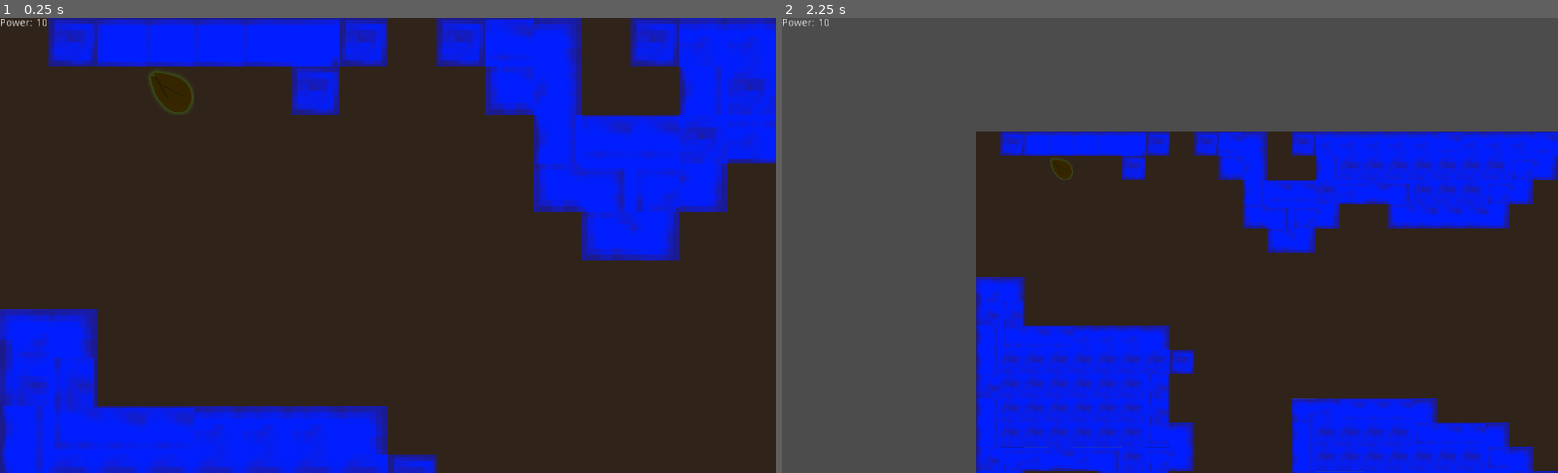
Above: before the commit, frames 1-2 (left to right).
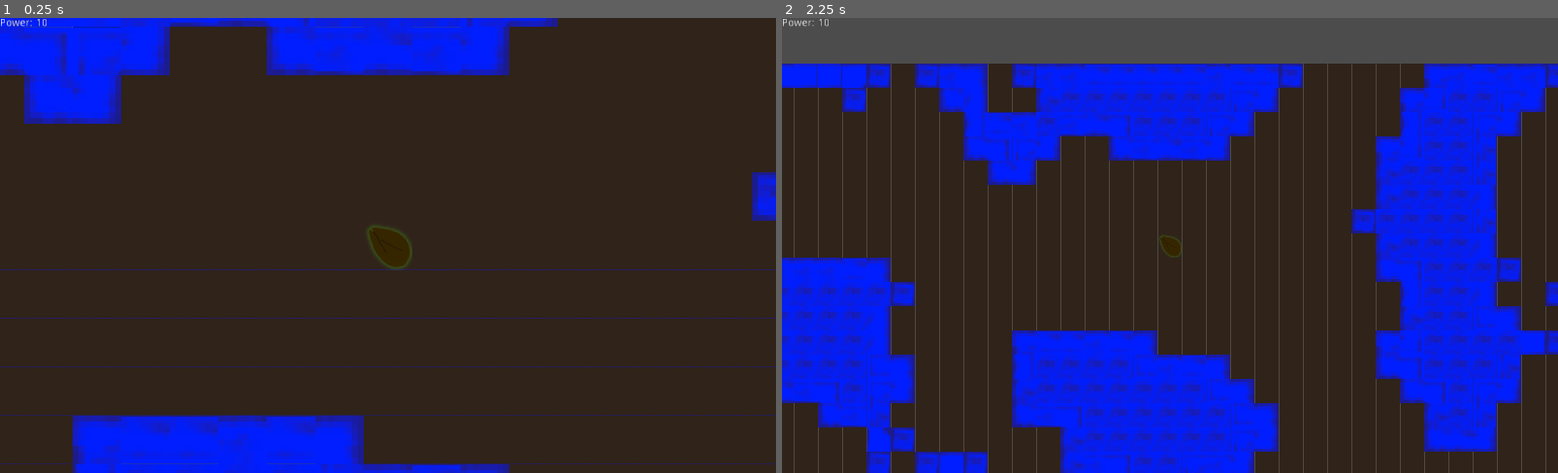
Above: after the commit, the same moments.

Repository: BigAwesome/SpringJam2D
Game: Godot game, scene res://scenes/game.tscn
The game is run twice, just before and just after one commit, with the same random seed, the same clock (stepped at 60 frames per second) and the same inputs.
Inputs (mouse positions are in pixels of both pictures, inside the frame that each line leads up to):
- Up to frame 1 (0.25 s): no input
- Up to frame 2 (2.25 s): tap Enter at 0.5, 2 s; move the mouse to (1340, 222) at 0.52 s; press the mouse at (1340, 222) at 0.53 s; tap Space at 1.25 s; move the mouse to (1014, 268) at 1.27 s; release the mouse at (1014, 268) at 1.28 s; right-click (1014, 268) at 1.35 s; click (1014, 268) at 1.42 s; move the mouse to (1247, 145) at 2.02 s; tap Mouse wheel down (mouse_wheel_down) at 2.1 s; click (1247, 145) at 2.17 s

The runs differ from the first frame. In frame 1, 30% of the frame differs, in the area x 0-100%, y 0-100%; in frame 2, 61%, in the area x 0-100%, y 10-100%.

Commit message:
Some adujustments to spawn and spawn camera

Diff:
--- a/nodes/map.tscn
+++ b/nodes/map.tscn
@@ -12,3 +12,4 @@
 format = 1
 
 [node name="Tree" parent="." groups=["Plant"] instance=ExtResource( 3 )]
+spawnArea = [  ]
--- a/scenes/game.tscn
+++ b/scenes/game.tscn
@@ -15,7 +15,7 @@
 [node name="PauseMenu" parent="." instance=ExtResource( 4 )]
 visible = false
 
-[node name="Camera2D" type="Camera2D" parent="."]
+[node name="Camera2D" type="Camera2D" parent="." groups=["Camera"]]
 position = Vector2( 512, 300 )
 script = ExtResource( 1 )
 
--- a/scripts/map.gd
+++ b/scripts/map.gd
@@ -3,7 +3,7 @@
 
 # Declare member variables here. Examples:
 export var width = 80
-export var height = 50
+export var height = 80
 #export var difficulty = [20, 80, 0.2] # -1 to 1
 onready var tile_map = get_node("LevelMap")
 var _tiles = [] setget set_tiles, get_tiles
--- a/scripts/plants/tree.gd
+++ b/scripts/plants/tree.gd
@@ -22,6 +22,7 @@
 	map = self.get_parent()
 	levelmap = self.get_parent().get_node("LevelMap")
 	treemap = self.get_node("TreeMap")
+	spawnArea = [Vector2(1, 1),Vector2(map.width, map.height/(2*Score.get_level()))]
 
 	_calculate_spawn_point()
 	self.global_position = spawnPoint
@@ -58,6 +59,7 @@
 	else:
 		spawnPoint.x = 64 * spawnPoint.x + 32
 		spawnPoint.y = 64 * spawnPoint.y + 32
+	get_tree().get_nodes_in_group("Camera")[0].position = spawnPoint
 
 
 func _place_tile(tile_pos, tile):
